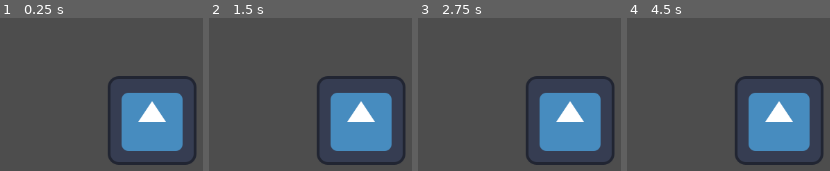
Above: before the commit, frames 1-4 (left to right).
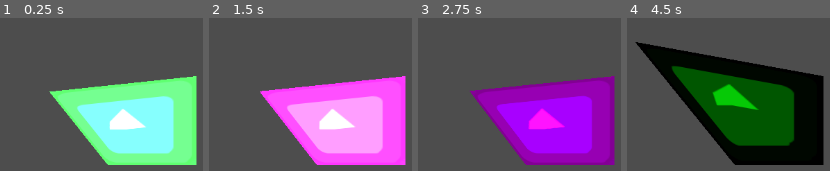
Above: after the commit, the same moments.

Repository: PolS0bre/GamedevTV-Intro-Shaders
Game: Godot game, scene res://Scenes/Shaders_101.tscn
Same seed, same stepped clock (60 frames per second), same inputs: the game is played once before the commit and once after it. The engine's default icon, where the game draws it, is replaced by a stand-in: a white triangle on a blue panel in a dark square.
Inputs:
- Up to frame 1 (0.25 s): no input
- Up to frame 2 (1.5 s): no input
- Up to frame 3 (2.75 s): no input
- Up to frame 4 (4.5 s): no input

The runs differ from the first frame. In frame 1, 33% of the frame differs, in the area x 24-98%, y 37-97%; in frame 2, 33%; in frame 3, 32%; in frame 4, 45%, in the area x 3-98%, y 15-97%.

Commit message:
Fins el 2.12

Diff:
--- a/Project/Scenes/Shaders_101.tscn
+++ b/Project/Scenes/Shaders_101.tscn
@@ -1,12 +1,14 @@
-[gd_scene load_steps=4 format=3 uid="uid://dbla7uwin26ng"]
+[gd_scene load_steps=5 format=3 uid="uid://dbla7uwin26ng"]
 
 [ext_resource type="Shader" path="res://Shaders/first_shader.gdshader" id="1_842rb"]
+[ext_resource type="Script" path="res://Scripts/shaders_101.gd" id="1_dl02y"]
 [ext_resource type="Texture2D" uid="uid://dxjlnes82hkk4" path="res://icon.svg" id="1_nakq3"]
 
 [sub_resource type="ShaderMaterial" id="ShaderMaterial_icwsa"]
 shader = ExtResource("1_842rb")
 
 [node name="Shaders101" type="Node2D"]
+script = ExtResource("1_dl02y")
 
 [node name="Sprite2D" type="Sprite2D" parent="."]
 material = SubResource("ShaderMaterial_icwsa")
--- /dev/null
+++ b/Project/Scripts/shaders_101.gd
@@ -0,0 +1,7 @@
+extends Node2D
+
+func _process(delta):
+	var TIME = Time.get_ticks_msec() / 1000.0
+	var a = sin(delta)
+
+	print("TIME: " + str(TIME))
--- a/Project/Shaders/first_shader.gdshader
+++ b/Project/Shaders/first_shader.gdshader
@@ -1,26 +1,18 @@
 shader_type canvas_item;
 
-int my_function(){
-	return 10;
-}
-
-int substract_ints(int intA, int intB){
-	int result = intA - intB;
-	return result;
-}
-
-float add_floats(float floatA, float floatB){
-	float result = floatA + floatB;
-	return result;
-}
+const float SPEED = 5.0;
+const float AMPLITUDE = 50.0;
 
 void vertex() {
 	// Called for every vertex the material is visible on.
-	int got_int = my_function();
-	float sum_floats = add_floats(10.5, 4.5);
-	int resta = substract_ints(5, 3);
+
+	if(VERTEX.y < 0.0 && VERTEX.x < 0.0){
+		vec2 circle = vec2(cos(TIME * SPEED) * AMPLITUDE, sin(TIME * SPEED) * AMPLITUDE);
+		VERTEX += vec2(-100.0, -25.0) + circle;
+	}
 }
 
 void fragment() {
 	// Called for every pixel the material is visible on.
+	COLOR += vec4(sin(TIME), cos(TIME),sin(TIME), 1.0);
 }
